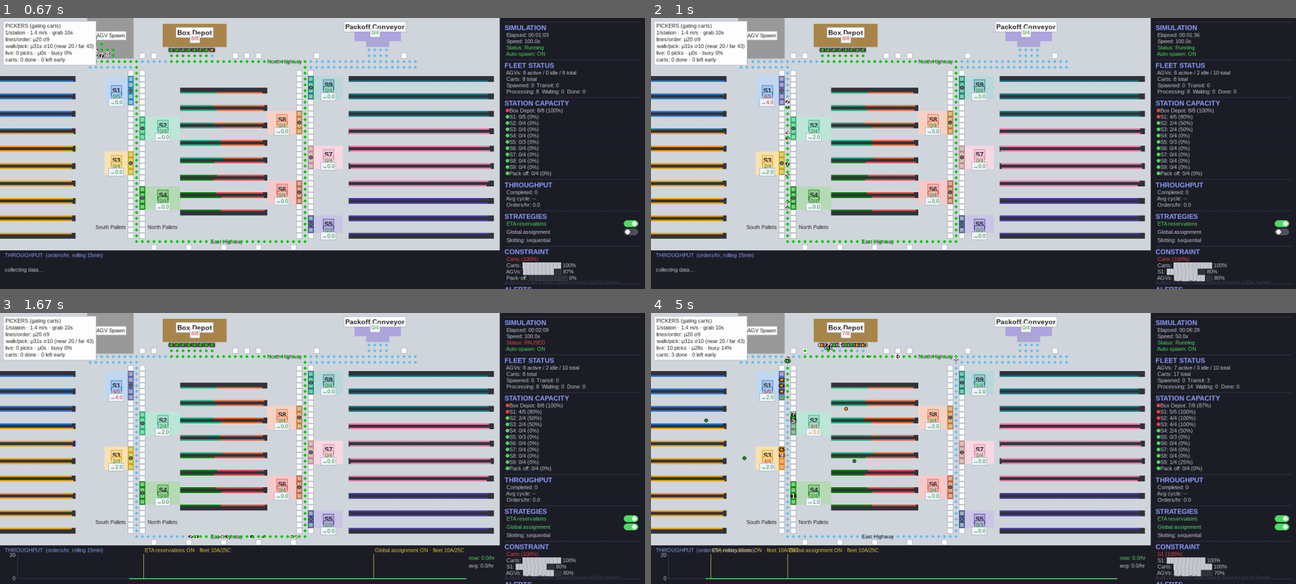
Above: before the commit, frames 1-4 (two rows, left to right).
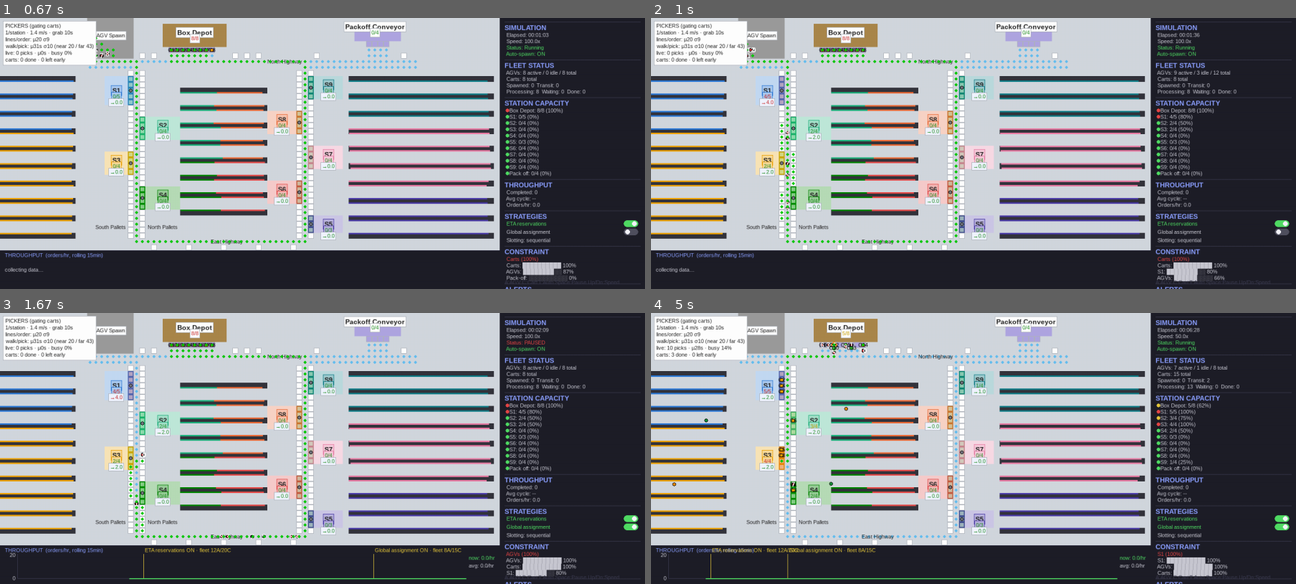
Above: after the commit, the same moments.

Repository: gompcc/WarehouseRepSim
Game: pygame game, started from agv_simulation/__main__.py
The game is run twice, just before and just after one commit, with the same random seed, the same clock (stepped at 60 frames per second) and the same inputs.
Inputs:
- Up to frame 1 (0.67 s): click "ETA reservations" at 0.38 s
- Up to frame 2 (1 s): tap D at 0.67 s
- Up to frame 3 (1.67 s): click "Global assignment" at 1.05 s; tap Space at 1.33 s
- Up to frame 4 (5 s): tap Enter at 1.67 s; tap Space at 2 s; hold Down 3.83-4.3 s; hold Up 4.33-4.63 s; hold Down 4.67-4.97 s

Frame 1 is identical in both runs. In frame 2, 0.2% of the frame differs, in the area x 14-89%, y 9-98%; in frame 3, 0.6%; in frame 4, 0.8%, in the area x 3-90%, y 6-98%.

Commit message:
OPTIMAL_FLEET from current-model fleet screen; handoff update
Per-combo fleet screen (2h sims, seed 42, sequential slotting, 4 combos
x 12 fleets): baseline (8,15), ETA (12,20), HUN (12,25), ETA+HUN (8,15).
Deltas are small on the station-bound sequential layout; refine
multi-seed per slotting with the experiment matrix. Raw results in
results/runs/fleet_screen_2026-07-14.json. tasks/todo.md handoff block
updated with the evening state.

Co-Authored-By: Claude Fable 5 <noreply@anthropic.com>

Diff:
--- a/agv_simulation/constants.py
+++ b/agv_simulation/constants.py
@@ -22,13 +22,15 @@
 # Optimal fleet (AGVs, carts) per dispatch-strategy combo, keyed by
 # (eta_reservations, global_assignment). Flipping a GUI toggle retargets
 # the live fleet to the new combo's optimum via Environment.retarget_fleet.
-# PROVISIONAL values pending the per-combo fleet screen under the current
-# demand model (experiments/run_fleet_optimization.py refresh).
+# From the 2026-07-14 fleet screen (2h sims, seed 42, sequential slotting;
+# results/runs/fleet_screen_2026-07-14.json). Deltas across fleets are
+# small on the station-bound sequential layout — refine with multi-seed
+# runs per slotting when the experiment matrix runs.
 OPTIMAL_FLEET: dict[tuple[bool, bool], tuple[int, int]] = {
-    (False, False): (10, 25),
-    (True, False): (10, 25),
-    (False, True): (10, 25),
-    (True, True): (10, 25),
+    (False, False): (8, 15),
+    (True, False): (12, 20),
+    (False, True): (12, 25),
+    (True, True): (8, 15),
 }
 AUTO_SPAWN_INTERVAL = 30.0   # sim-seconds between auto-spawned carts
 
Not shown, changed: tasks/todo.md
